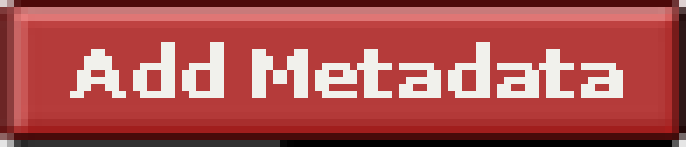
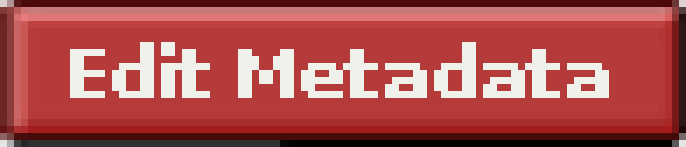
Revision of a layered 686 × 147 image; what changed, layer by layer:
added layer "Edit Metadata" above "Add Metadata" over (x1=70, y1=42, x2=609, y2=98)
hid "Add Metadata" over (x1=70, y1=42, x2=623, y2=98)
